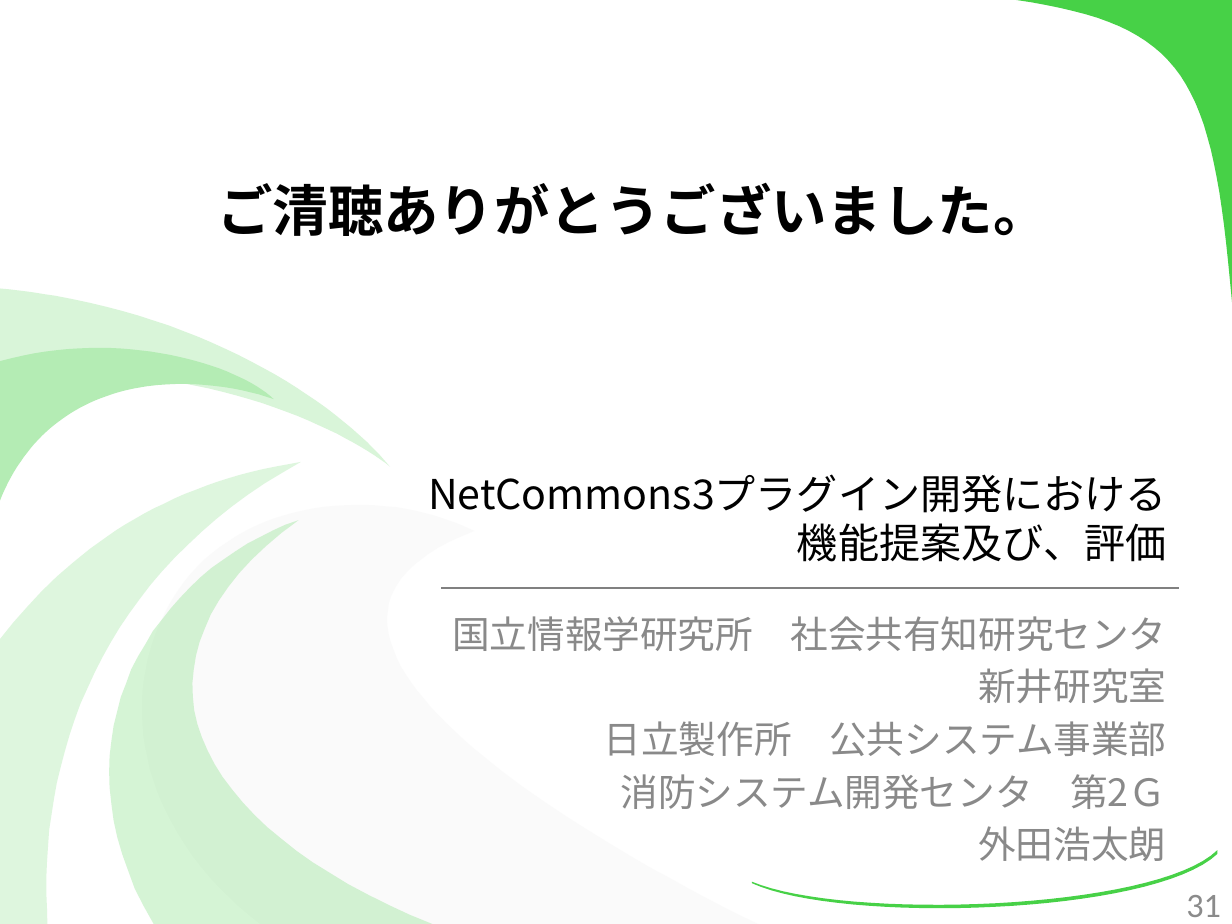
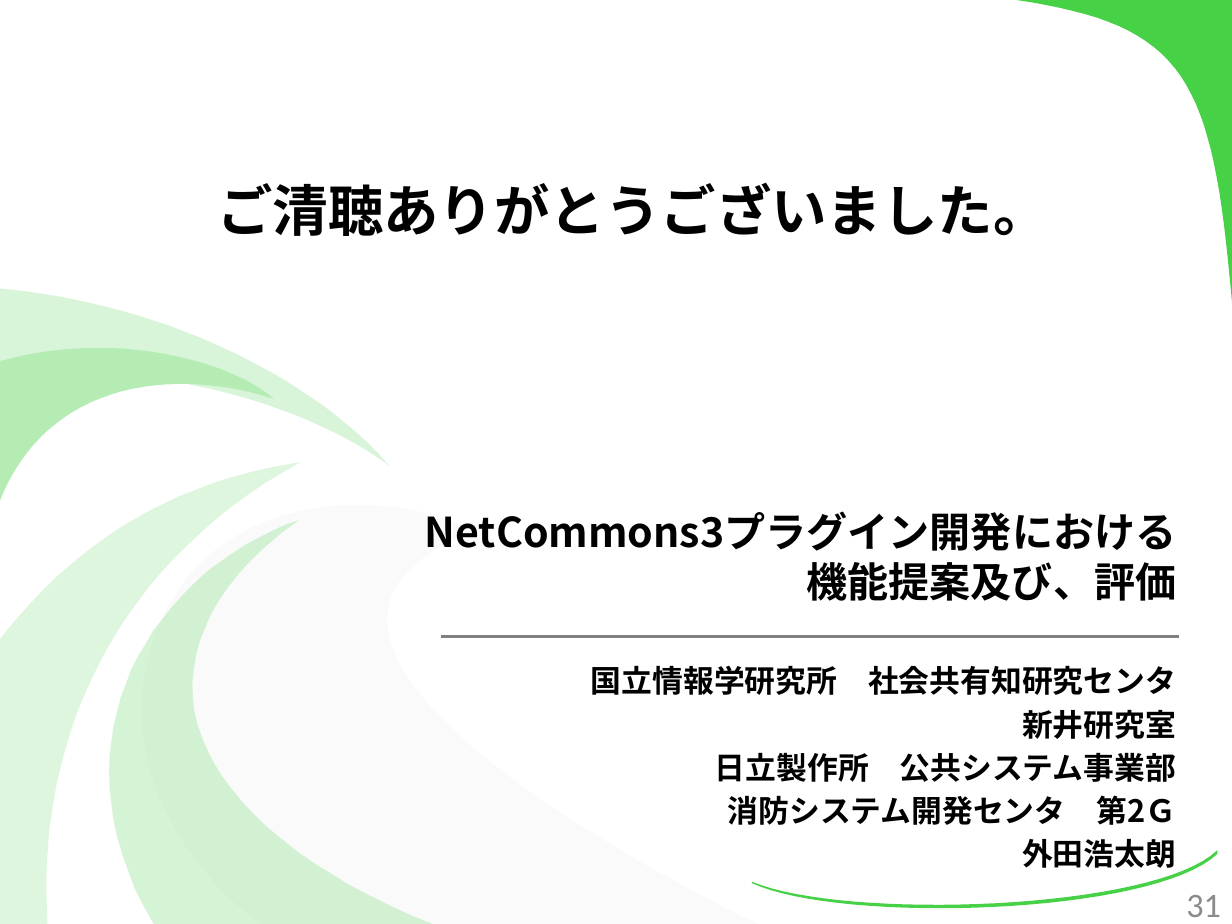
Before and after one commit to kotaro0717/Report-Management, a slide deck: slide 31 of PowerPoint/report_hokada.pptx. Drawn at 1232x924 pixels with LibreOffice and Linux fonts; fonts in the diff are those of the drawing. Boxes give left, top, right and bottom in pixels: in the first picture for what was removed or moved away, otherwise in the second. Text is boxed around its words. In the diff, an @@ line names an element or a change of style, - is before the commit and + after.

```diff
--- a/PowerPoint/report_hokada.pptx
+++ b/PowerPoint/report_hokada.pptx
@@ text "NetCommons3プラグイン開発における": place and size @@
-text "NetCommons3プラグイン開発における" at (428, 474, 1167, 562)
+text "NetCommons3プラグイン開発における" at (425, 511, 1177, 601)
@@ text "NetCommons3プラグイン開発における" at (425, 511, 1177, 601): bold on @@
@@ text "国立情報学研究所 社会共有知研究センタ": place and size @@
-text "国立情報学研究所 社会共有知研究センタ" at (452, 616, 1167, 861)
+text "国立情報学研究所 社会共有知研究センタ" at (591, 665, 1176, 874)
@@ text "国立情報学研究所 社会共有知研究センタ" at (591, 665, 1176, 874): size 22 to 18 pt, text colour #898989 to #000000, bold on @@
@@ line moved from (441, 588) - (1179, 588) to (441, 637) - (1179, 637) @@
```
Also in this commit, not shown: 1 other file.
